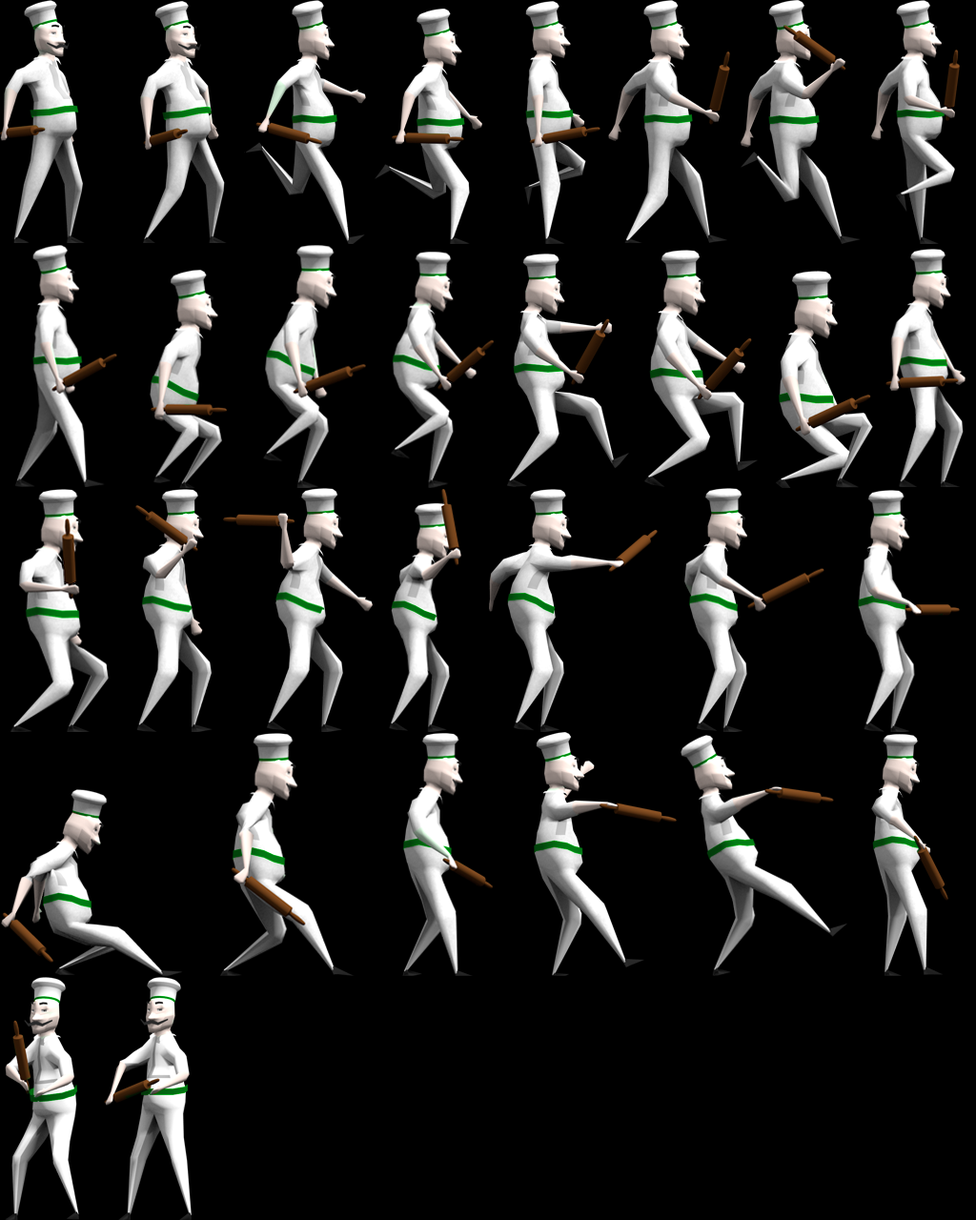
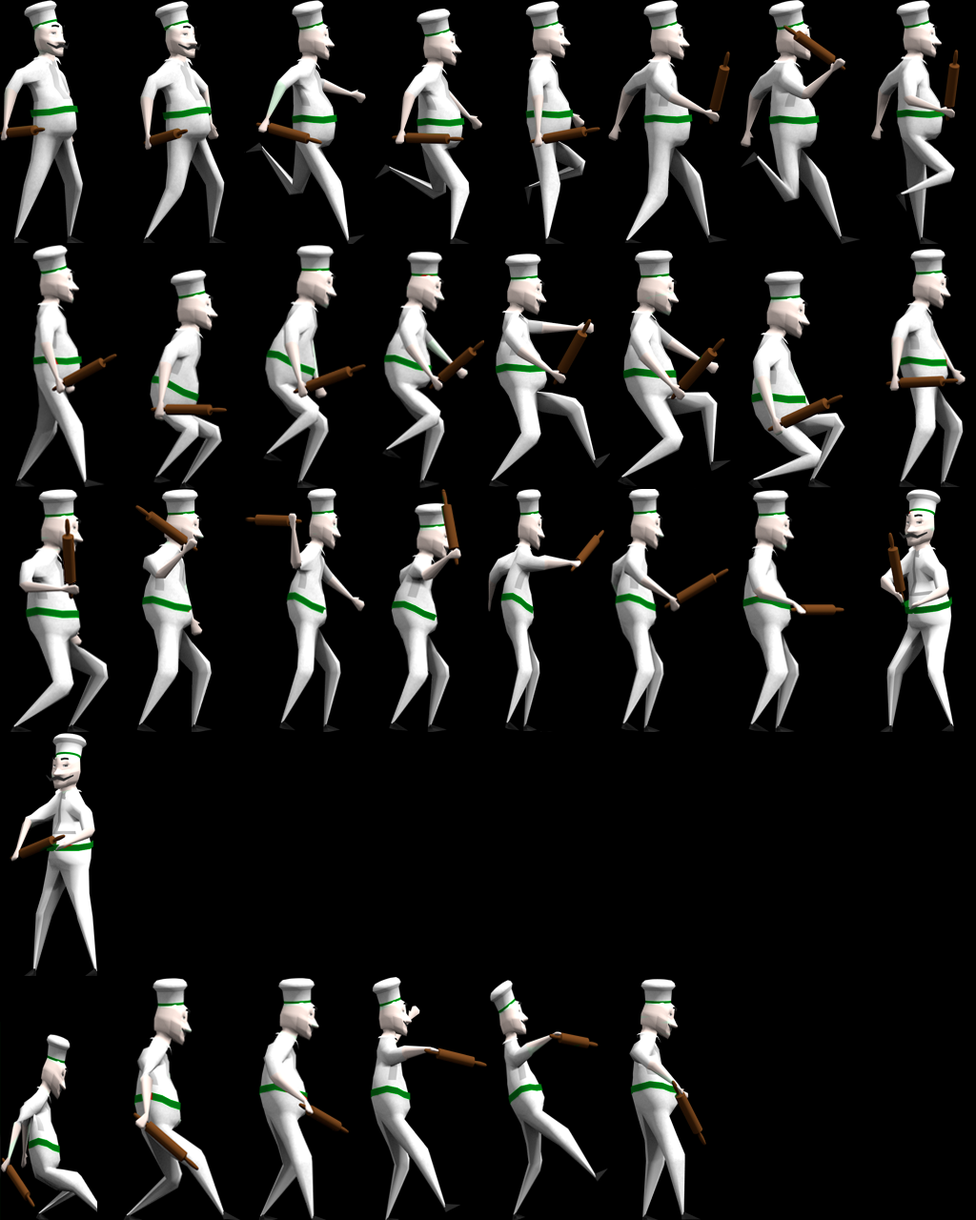
Revision of a layered 976px x 1220px image; what changed, layer by layer:
painted on "Layer 3" over <box>0,249,961,1210</box>
removed layer "Layer 2" over <box>0,249,961,1220</box>
added layer "Layer 4" over <box>0,249,961,1220</box>
